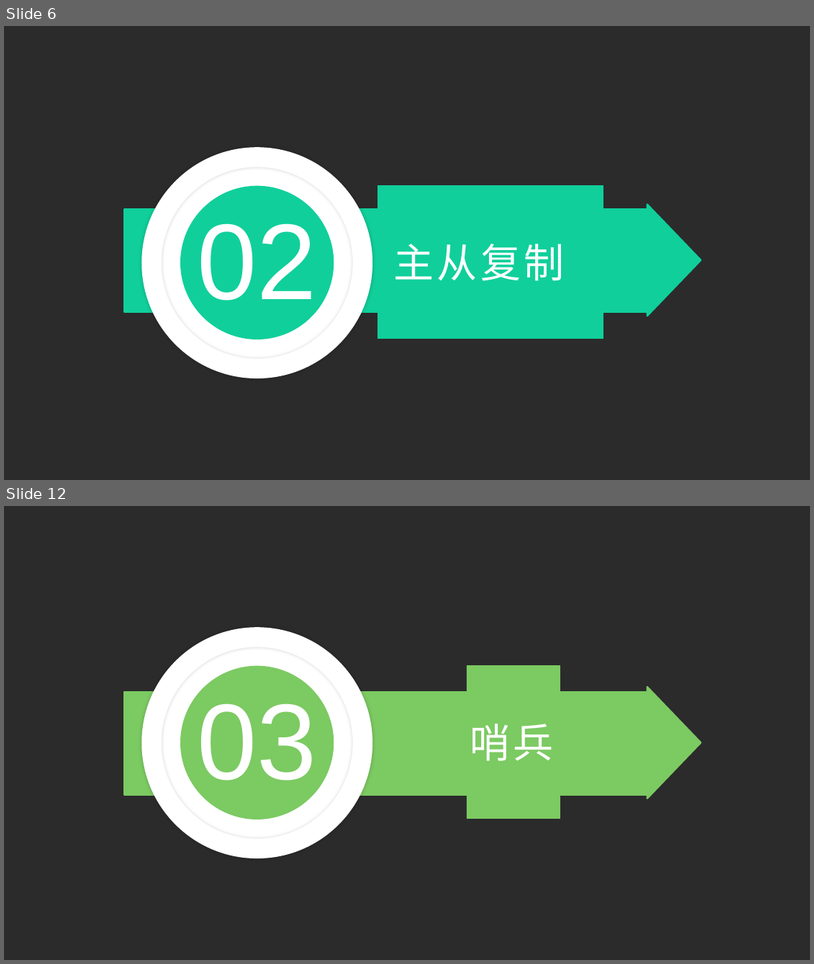
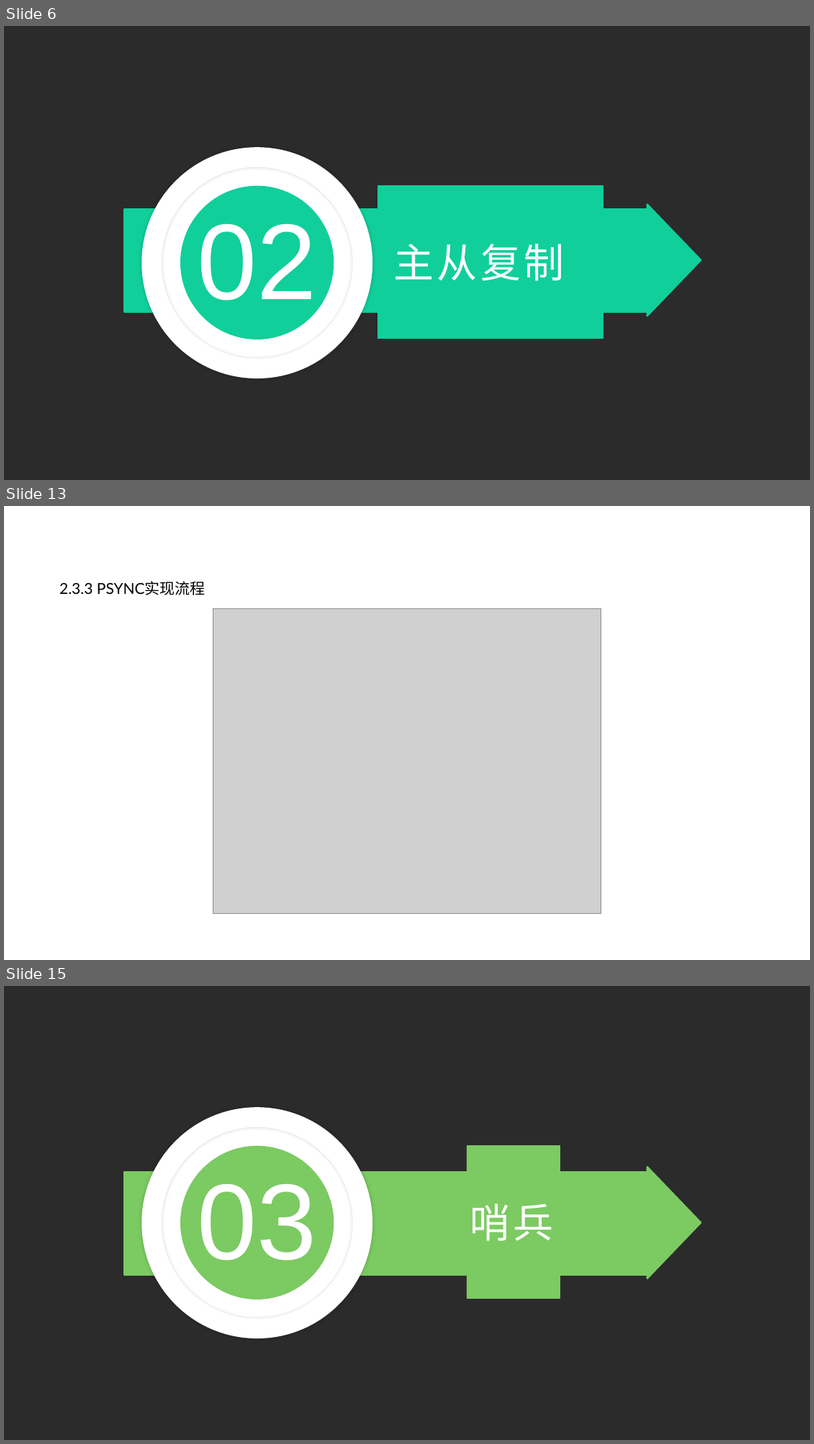
Before and after one commit to zhaozhiqiang8090/share-data, a slide deck: ppt/redis之多机数据库实现.pptx. Shown one above the other, each under a label of ours: slides 6 and 12 before the commit, slides 6, 13 and 15 after it; the slides between them are not shown. The pictures are 814x964 and 814x1444 pixels, drawn with LibreOffice and Linux fonts; fonts in the diff are those of the drawing; grey boxes stand for pictures; background and template pictures are left out; a plain dark background stands for a picture behind light text. Boxes give left, top, right and bottom in pixels: in the first picture for what was removed or moved away, otherwise in the second. Text is boxed around its words. In the diff, an @@ line names an element or a change of style, - is before the commit and + after.

```diff
--- a/ppt/redis之多机数据库实现.pptx
+++ b/ppt/redis之多机数据库实现.pptx
@@ slide 13 added at (x1=4, y1=506, x2=810, y2=960), background picture (left out) @@
@@ text added at (x1=59, y1=581, x2=206, y2=595), 18 pt, text #000000 @@
+2.3.3 PSYNC实现流程
@@ picture added at (x1=214, y1=609, x2=601, y2=913) @@
@@ what was slide 12 is now slide 15 @@
```
Also in this commit, not shown: 10 slides changed, 11 other slides added, 4 slides removed, 4 other files.
